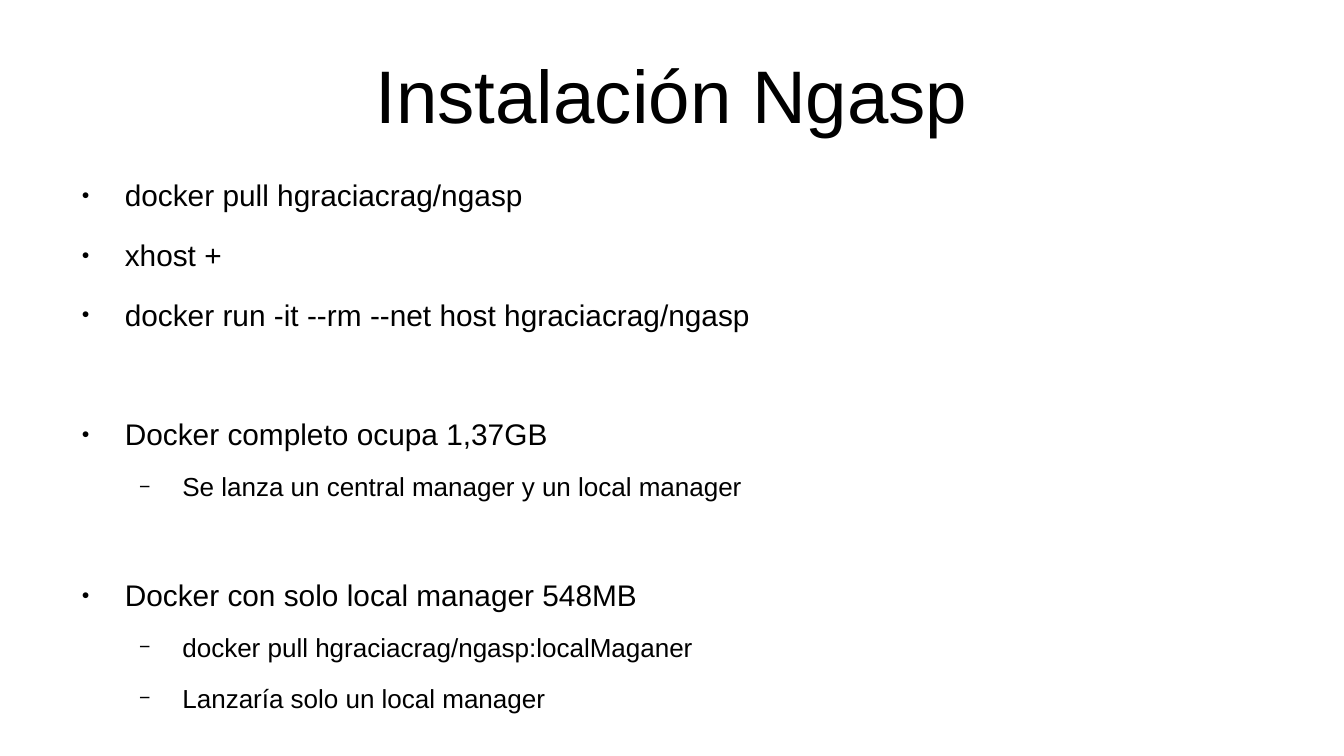
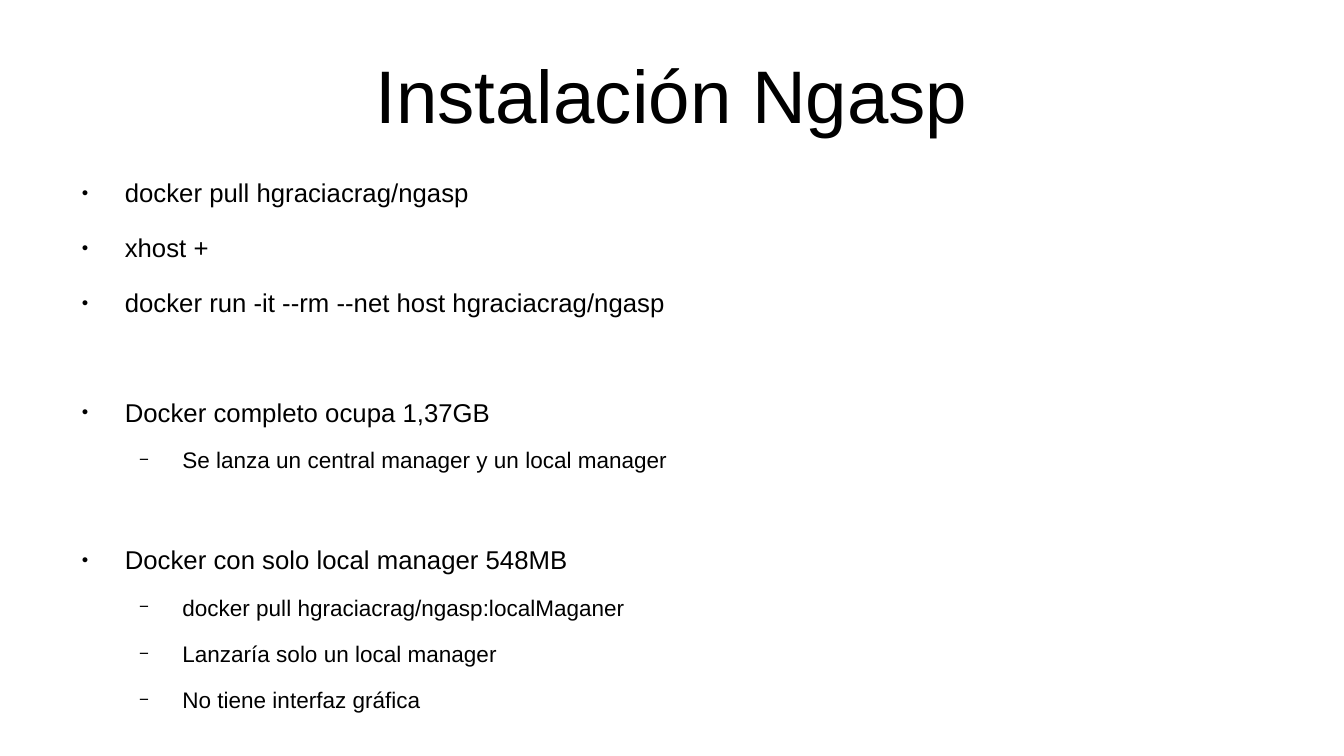
Before and after one commit to CRAGENOMICA/ngasp, a slide deck: slide 4 of docs/estado-ngasp.odp. Drawn at 1344x756 pixels with LibreOffice and Linux fonts; fonts in the diff are those of the drawing. Boxes give left, top, right and bottom in pixels: in the first picture for what was removed or moved away, otherwise in the second. Text is boxed around its words. In the diff, an @@ line names an element or a change of style, - is before the commit and + after.

```diff
--- a/docs/estado-ngasp.odp
+++ b/docs/estado-ngasp.odp
@@ text at [125,183,667,667]: size 17.6 to 15.2 pt in "docker pull hgraciacrag/ngasp", "xhost +", "docker run -it --rm --net host hgraciacrag/ngasp", "Docker completo ocupa 1,37GB" and 1 more places; size 15.4 to 13.3 pt in "Se lanza un central manager y un ...", "docker pull hgraciacrag/ngasp:localMaganer", "Lanzaría solo un local manager" @@
@@ text at [182,691,421,713]: paragraph added @@
+  − No tiene interfaz gráfica
```
Also in this commit, not shown: 1 other slide changed, 2 other files.
